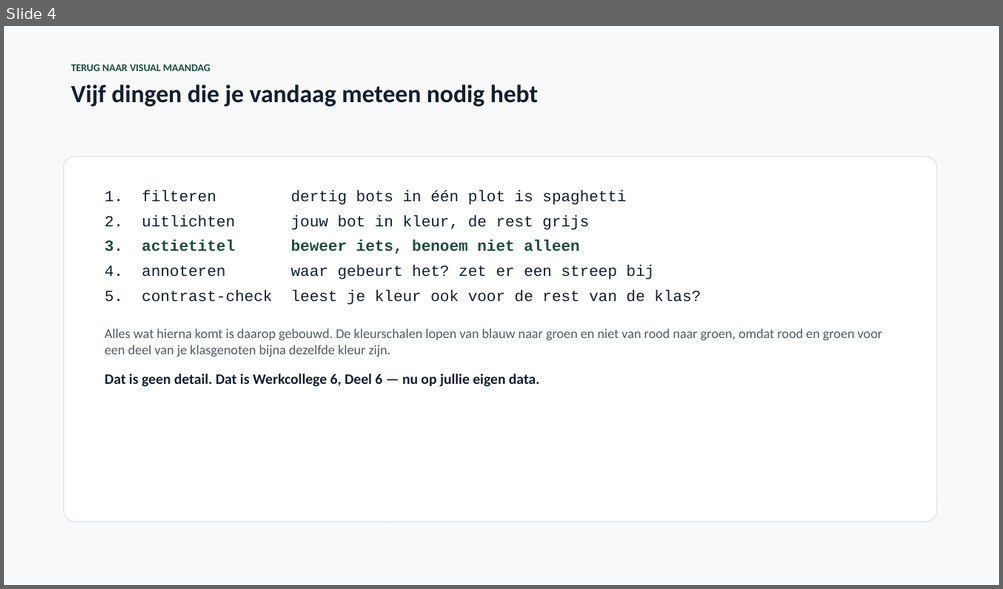
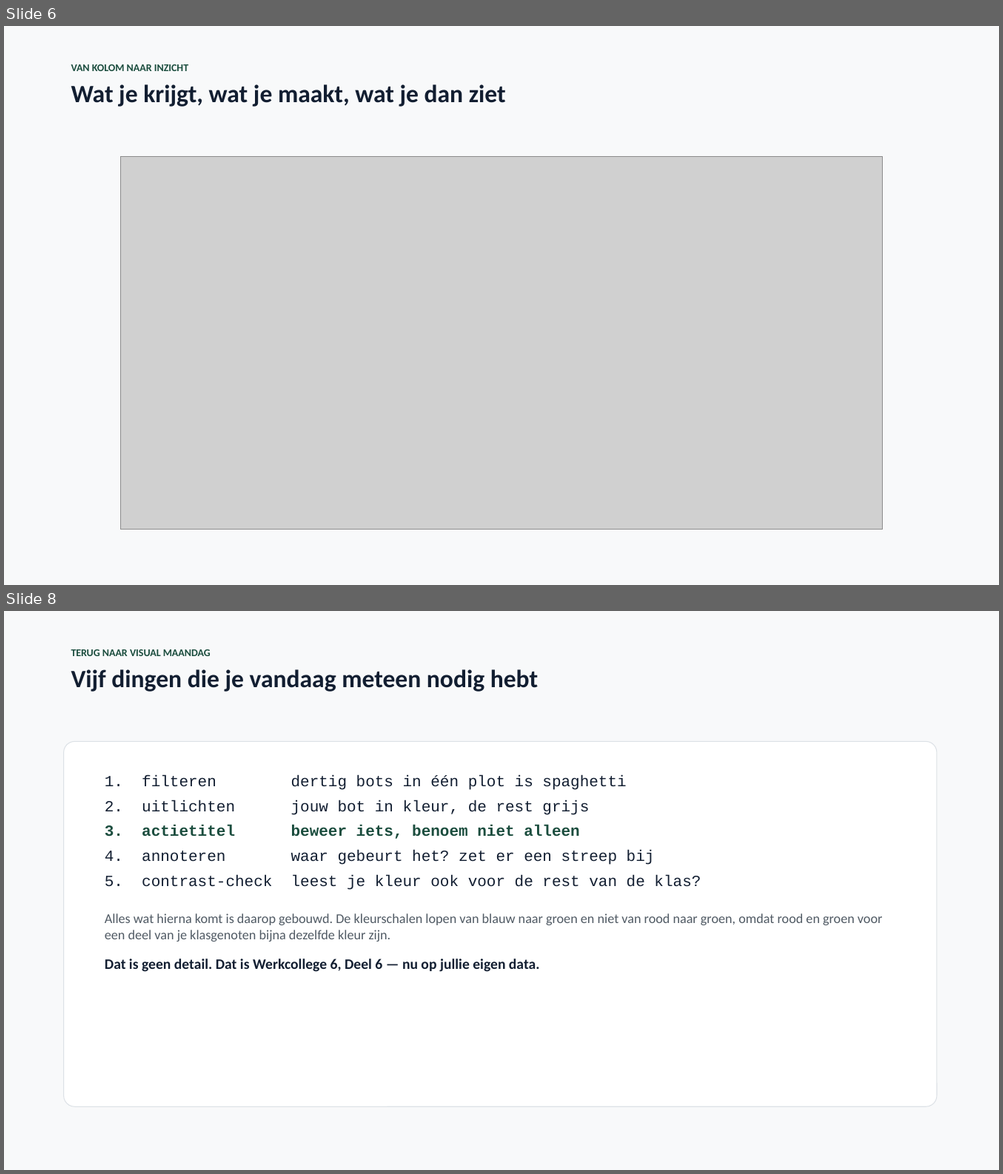
Before and after one commit to finturion/poker-analytics-challenge, a slide deck: powerpoints/Data_Science_Werkcollege8.pptx. Shown one above the other, each under a label of ours: slide 4 before the commit, slides 6 and 8 after it; the slides between them are not shown. The pictures are 1003x589 and 1003x1174 pixels, drawn with LibreOffice and Linux fonts; fonts in the diff are those of the drawing; grey boxes stand for pictures. Boxes give left, top, right and bottom in pixels: in the first picture for what was removed or moved away, otherwise in the second. Text is boxed around its words. In the diff, an @@ line names an element or a change of style, - is before the commit and + after.

```diff
--- a/powerpoints/Data_Science_Werkcollege8.pptx
+++ b/powerpoints/Data_Science_Werkcollege8.pptx
@@ slide 6 added at [4, 26, 999, 585], background #FFFFFF @@
@@ rectangle added at [4, 26, 999, 585], fill #F8F9FA @@
@@ text added at [71, 64, 506, 107], 24 pt, text #121E31, bold @@
+VAN KOLOM NAAR INZICHT
+Wat je krijgt, wat je maakt, wat je dan ziet
@@ picture added at [120, 156, 882, 530] @@
@@ what was slide 4 is now slide 8 @@
```
Also in this commit, not shown: 4 other slides added, 1 slide removed, 6 other files.
